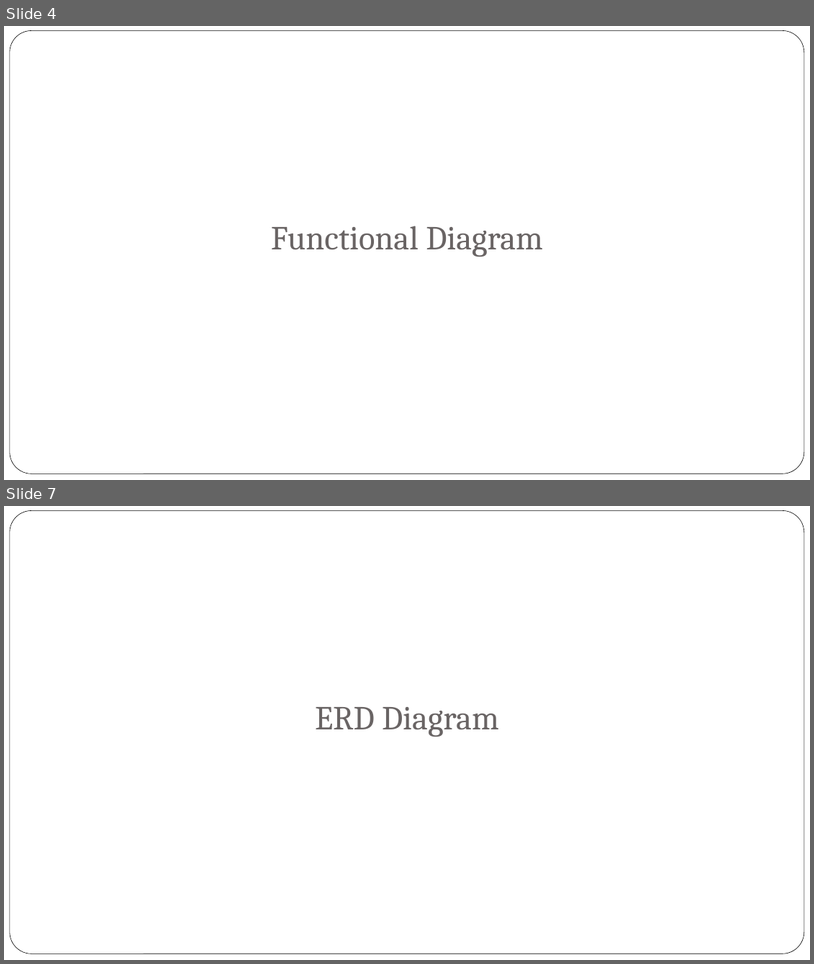
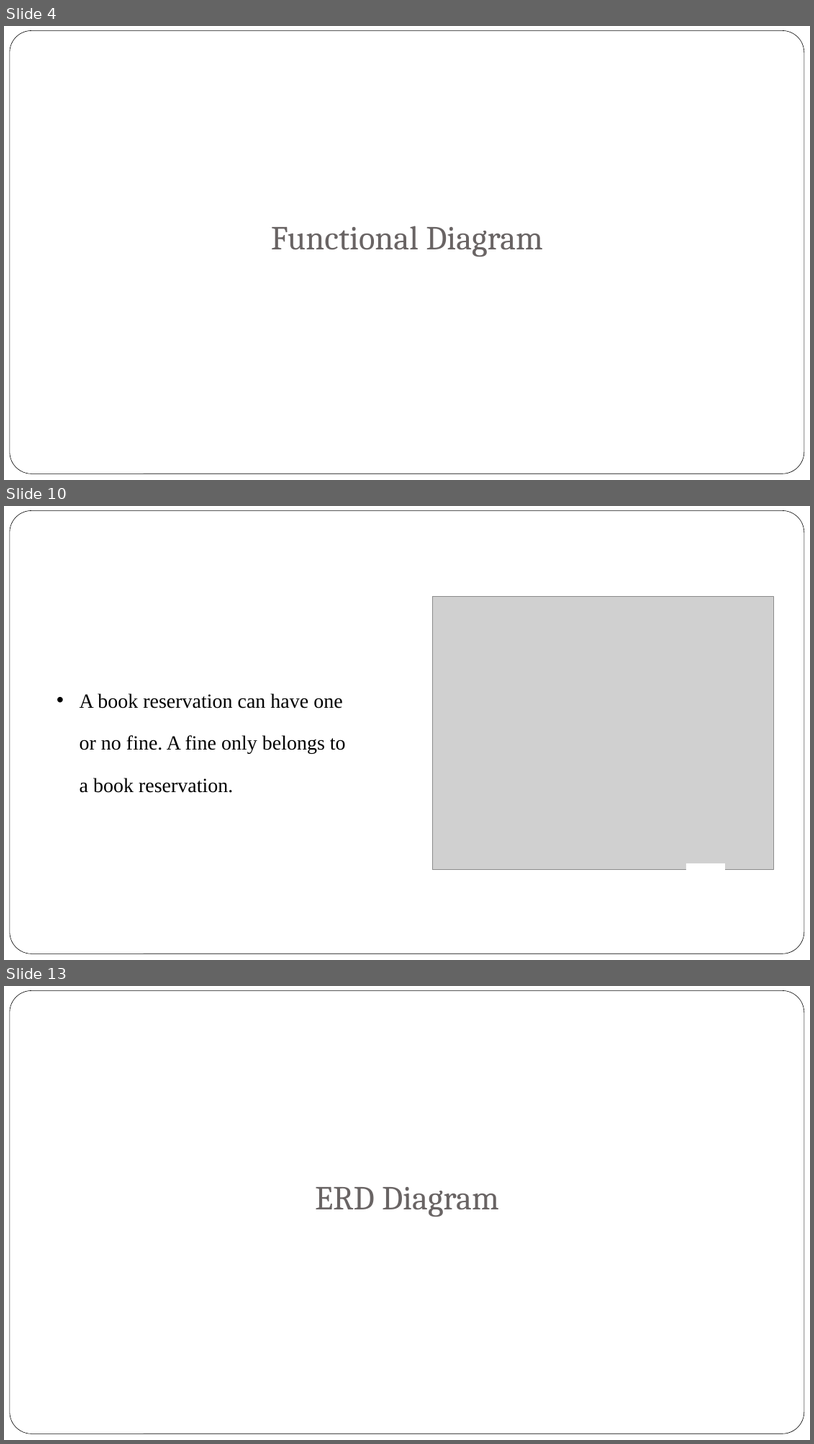
Before and after one commit to jyu1129/Database-Assignment, a slide deck: Presentation/Database Assignment.pptx. Shown one above the other, each under a label of ours: slides 4 and 7 before the commit, slides 4, 10 and 13 after it; the slides between them are not shown. The pictures are 814x964 and 814x1444 pixels, drawn with LibreOffice and Linux fonts; fonts in the diff are those of the drawing; grey boxes stand for pictures; background and template pictures are left out. Boxes give left, top, right and bottom in pixels: in the first picture for what was removed or moved away, otherwise in the second. Text is boxed around its words. In the diff, an @@ line names an element or a change of style, - is before the commit and + after.

```diff
--- a/Presentation/Database Assignment.pptx
+++ b/Presentation/Database Assignment.pptx
@@ slide 10 added at (4,506,810,960), background picture (left out); not listed: 1 template element that a slide beside it also shows @@
@@ picture added at (432,596,774,869) @@
@@ text added at (80,693,346,793), 24 pt, text #000000 @@
+• A book reservation can have one or no fine. A fine only belongs to a book reservation.
@@ rectangle added at (687,863,725,878), fill #FFFFFF @@
@@ what was slide 7 is now slide 13 @@
```
Also in this commit, not shown: 1 slide changed, 5 other slides added.
